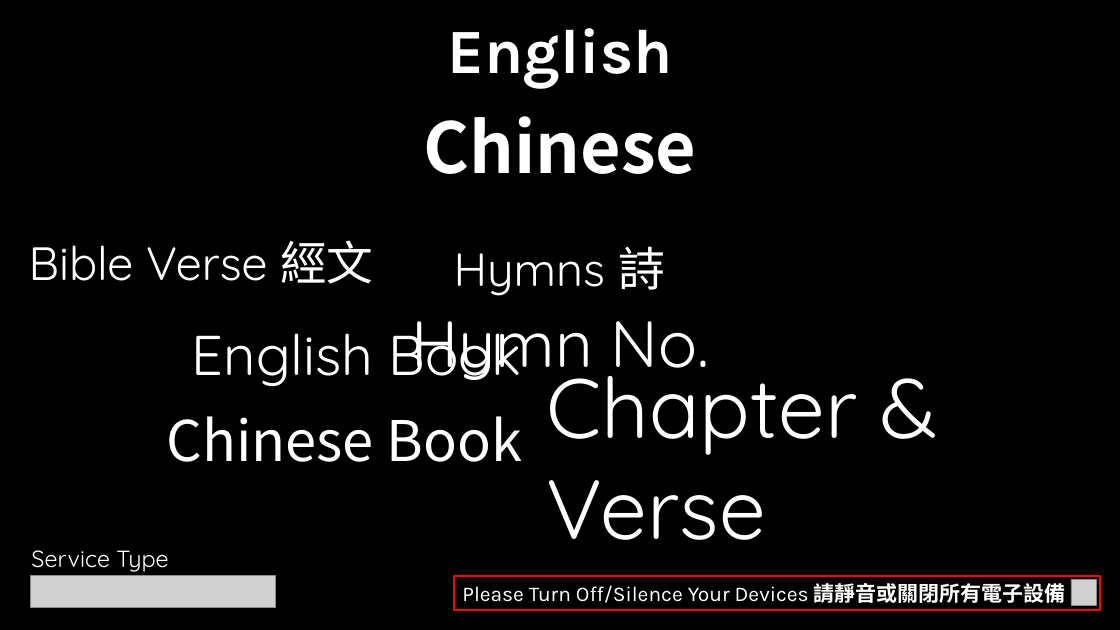
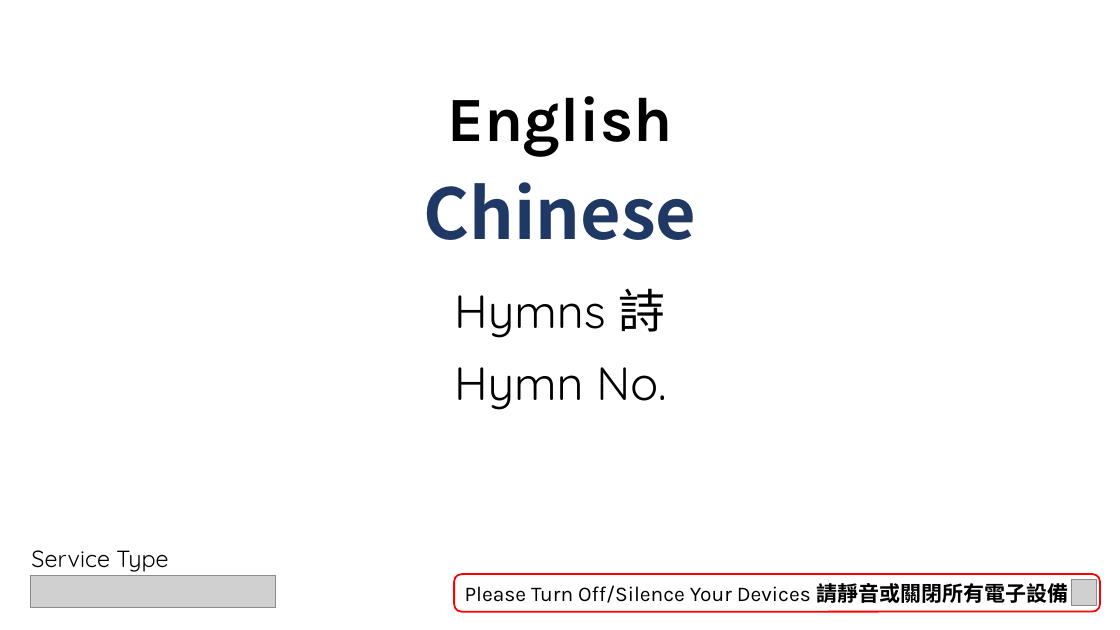
Before and after one commit to calebchanwy/tjc-powerpoint, a slide deck: slide 2 of TJCPowerPoint/Resources/ServiceWidescreen.pptx (slide 1 before the commit). Drawn at 1120x630 pixels with LibreOffice and Linux fonts; fonts in the diff are those of the drawing; grey boxes stand for pictures; background and template pictures are left out. Boxes give left, top, right and bottom in pixels: in the first picture for what was removed or moved away, otherwise in the second. Text is boxed around its words. In the diff, an @@ line names an element or a change of style, - is before the commit and + after.

Commit message:
27/12/22 V2 Redesign
Hymn selection
Light theme
Separate main sermon slides

```diff
--- a/TJCPowerPoint/Resources/ServiceWidescreen.pptx
+++ b/TJCPowerPoint/Resources/ServiceWidescreen.pptx
@@ background #000000 to picture (left out) @@
@@ text colour #FFFFFF to #000000 in 3 elements at [31,550,168,572], [454,288,665,338], [447,96,672,157] @@
@@ text "English": place and size @@
-text "English" at [447,28,672,88]
+text "English" at [447,96,672,157]
@@ text "Chinese": place and size @@
-text "Chinese" at [424,116,697,174]
+text "Chinese" at [424,182,697,240]
@@ text "Chinese" at [424,182,697,240]: text colour #FFFFFF to #203864 @@
@@ text removed at [29,240,373,284] @@
-Bible Verse 經文
@@ text "Hymns 詩": place and size @@
-text "Hymns 詩" at [454,246,666,296]
+text "Hymns 詩" at [454,288,665,338]
@@ text removed at [192,321,522,387] @@
-English Book
@@ text removed at [547,352,858,540] @@
-Chapter & Verse
@@ text "Hymn No.": place and size @@
-text "Hymn No." at [411,321,709,385]
+text "Hymn No." at [454,367,666,410]
@@ text "Hymn No." at [454,367,666,410]: size 56 to 40 pt, text colour #FFFFFF to #000000; less space between paragraphs @@
@@ text removed at [166,416,522,462] @@
-Chinese Book
@@ rounded rectangle "Please Turn Off/Silence Your Devices ..." at [455,574,1101,612]: text colour #FFFFFF to #000000; rectangle to rounded rectangle @@
```
Also in this commit, not shown: 7 other slides changed, 2 slides added, 29 other files.
